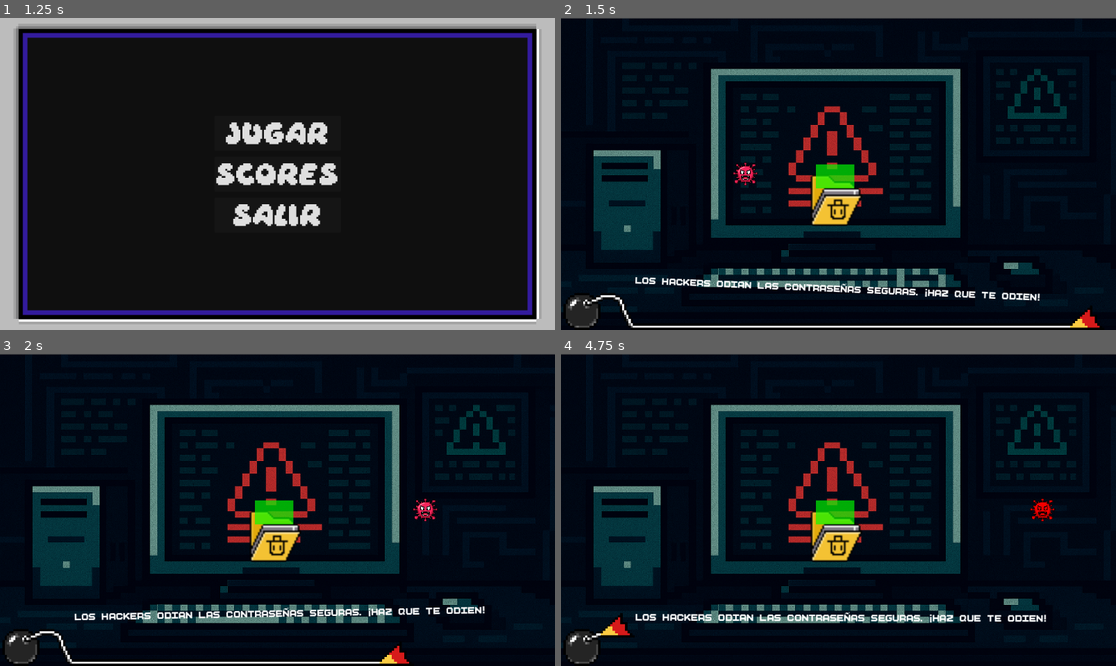
Above: before the commit, frames 1-4 (two rows, left to right).
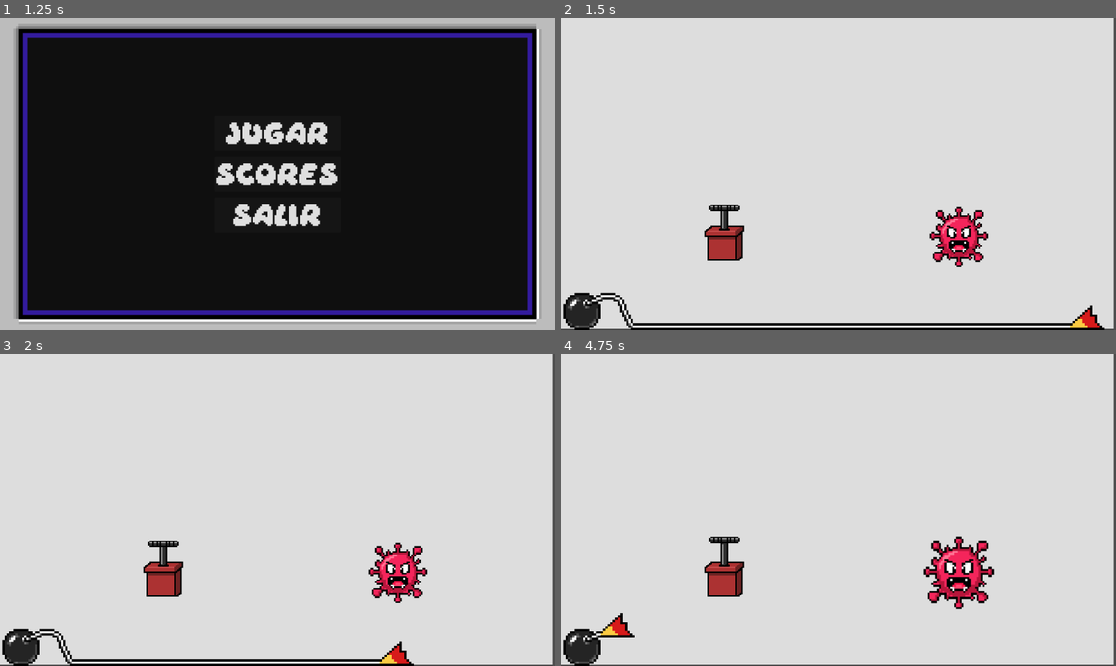
Above: after the commit, the same moments.

Repository: jpbusti/JuegoFeriaGamer202502
Game: Godot game, scene res://scenes/Inicio.tscn
Two runs of this game, one before a commit and one after it. Both use one fixed random seed, a clock stepped at 60 frames per second and the inputs below.
Inputs (mouse positions are in pixels of both pictures, inside the frame that each line leads up to):
- Up to frame 1 (1.25 s): tap Enter (ui_accept) at 0.5, 0.77, 0.8, 1.07 s; move the mouse to (399, 158) at 0.52 s; hold Right (ui_right) from 0.53 s (still down); hold Space (ui_select) from 0.53 s (still down); click (399, 158) at 0.67 s
- Up to frame 2 (1.5 s): release Right (ui_right) at 1.25 s; release Space (ui_select) at 1.25 s; click "JUGAR" at 1.25 s
- Up to frame 3 (2 s): no input
- Up to frame 4 (4.75 s): move the mouse to (727, 525) at 2.02 s; hold Right (ui_right) 2.03-2.78 s; tap Enter (ui_accept) at 2.1, 2.27, 2.57, 3.05, 3.77, 4.07 s; click (727, 525) at 2.17 s; tap Space (ui_select) at 2.3, 3.6 s; move the mouse to (894, 441) at 2.77 s; hold Left (ui_left) 2.78-3.53 s; hold Space (ui_select) 2.78-3.53 s; click (894, 441) at 2.92 s; move the mouse to (810, 572) at 3.52 s; hold Right (ui_right) from 3.53 s (still down); click (810, 572) at 3.67 s; move the mouse to (1005, 556) at 4.27 s; hold Enter (ui_accept) from 4.28 s (still down); click (1005, 556) at 4.42 s

Frame 1 is identical in both runs. In frame 2, 97% of the frame differs, in the area x 0-100%, y 0-100%; in frame 3, 97%; in frame 4, 98%.

Commit message:
Add antivirus minigame and streamline feedback
Introduces a new antivirus minigame with assets, scene, and script. Refactors feedback messages across minigames to remove emoji and redundant print statements, and improves transition scene with sound and animation adjustments. Also fixes minor scene structure issues and updates GameManager to support the new minigame and prevent immediate repeats.

Diff:
--- /dev/null
+++ b/minigames/antivirus/scenes/MainAntivirus.tscn
@@ -0,0 +1,71 @@
+[gd_scene load_steps=11 format=3 uid="uid://blwif1d88hy82"]
+
+[ext_resource type="Script" uid="uid://b7c6aihg5q273" path="res://minigames/antivirus/scripts/MainAntivirus.gd" id="1_3w0an"]
+[ext_resource type="Texture2D" uid="uid://ddm523dx0234p" path="res://assets/antivirus/arrow.png" id="4_hulku"]
+[ext_resource type="Texture2D" uid="uid://do86k7hc4gl1k" path="res://assets/antivirus/item0.png" id="5_ff7ol"]
+[ext_resource type="Texture2D" uid="uid://b6dash5cyy6gl" path="res://assets/antivirus/unnamed (2).jpg" id="5_hj38v"]
+[ext_resource type="Texture2D" uid="uid://b4rbp6bm88yai" path="res://assets/antivirus/unnamed-removebg-preview.png" id="6_hj38v"]
+[ext_resource type="Texture2D" uid="uid://d3a4xim2ljcjm" path="res://assets/antivirus/item2.png" id="6_klshf"]
+[ext_resource type="Texture2D" uid="uid://ccj4nbx71pgbk" path="res://assets/antivirus/item1.png" id="7_x0npl"]
+[ext_resource type="FontFile" uid="uid://cohegf83vwsfe" path="res://assets/assetsgenerales/Daydream DEMO.otf" id="9_ebjie"]
+[ext_resource type="Texture2D" uid="uid://7cfwbuoeucqu" path="res://assets/buttonsmasher/Virus.png" id="9_hj38v"]
+[ext_resource type="PackedScene" uid="uid://cmp2cvj5x3ur8" path="res://scenes/AniBomba.tscn" id="10_ebjie"]
+
+[node name="Main" type="Node2D"]
+script = ExtResource("1_3w0an")
+texture_arrow = ExtResource("4_hulku")
+texture_virus = ExtResource("9_hj38v")
+texture_safe_1 = ExtResource("6_klshf")
+texture_safe_2 = ExtResource("6_klshf")
+
+[node name="Background" type="Sprite2D" parent="."]
+position = Vector2(625.5, 344.25)
+scale = Vector2(1.2216797, 1.2334526)
+texture = ExtResource("5_hj38v")
+
+[node name="Center" type="Sprite2D" parent="."]
+position = Vector2(576, 324)
+scale = Vector2(0.5, 0.465)
+texture = ExtResource("6_hj38v")
+
+[node name="Arrow" type="Sprite2D" parent="Center"]
+position = Vector2(6.0000153, -238.70967)
+scale = Vector2(0.8520833, 0.92645246)
+texture = ExtResource("4_hulku")
+
+[node name="Items" type="Node2D" parent="."]
+position = Vector2(576, 324)
+
+[node name="Item0" type="Sprite2D" parent="Items"]
+position = Vector2(-784, -139.99997)
+scale = Vector2(0.02, 0.021822924)
+texture = ExtResource("5_ff7ol")
+
+[node name="Item1" type="Sprite2D" parent="Items"]
+position = Vector2(-669.99994, 219)
+scale = Vector2(0.23000003, 0.20100005)
+texture = ExtResource("6_klshf")
+
+[node name="Item2" type="Sprite2D" parent="Items"]
+position = Vector2(-644, -39.99994)
+scale = Vector2(0.07441403, 0.059765626)
+texture = ExtResource("7_x0npl")
+
+[node name="Item3" type="Sprite2D" parent="Items"]
+position = Vector2(-625, 69)
+scale = Vector2(0.666827, 0.675048)
+texture = ExtResource("9_hj38v")
+
+[node name="Timer" type="Timer" parent="."]
+
+[node name="MessageLabel" type="Label" parent="."]
+offset_left = 259.0
+offset_top = 45.0
+offset_right = 650.0
+offset_bottom = 71.0
+theme_override_fonts/font = ExtResource("9_ebjie")
+metadata/_edit_use_anchors_ = true
+
+[node name="AniBomba" parent="." instance=ExtResource("10_ebjie")]
+
+[connection signal="timeout" from="Timer" to="." method="_on_timer_timeout"]
--- /dev/null
+++ b/minigames/antivirus/scripts/MainAntivirus.gd
@@ -0,0 +1,161 @@
+extends Node2D
+
+# --- CONFIGURACIÓN DE DIFICULTAD ---
+@export var SPAWN_RATE_BASE: float = 1.2 # Un poco más rápido para que haya más "tráfico"
+@export var SPEED_BASE: float = 150.0
+@export var SPEED_MULTIPLIER: float = 12.0
+
+# --- TEXTURAS ---
+@export var texture_arrow: Texture2D
+@export var texture_virus: Texture2D
+@export var texture_safe_1: Texture2D
+@export var texture_safe_2: Texture2D
+
+# --- CONSTANTES ---
+const DISTANCE_SPAWN = 350.0
+const HIT_RADIUS = 40.0
+const INDEX_ROTATION_OFFSET = -90
+
+# --- ESTADO ---
+var current_direction: int = 0
+var spawn_timer: float = 0.0
+var active_items: Array = []
+var game_active: bool = true
+
+# --- NODOS ---
+@onready var arrow = $Center/Arrow
+@onready var items_container = $Items
+@onready var message_label = $MessageLabel
+@onready var ani_bomba = $AniBomba
+
+class IncomingItem:
+	var node: Sprite2D
+	var type: String
+	var direction: int
+	var speed: float
+
+func _ready() -> void:
+	Global.round_failed = false
+
+	for child in items_container.get_children():
+		child.queue_free()
+
+	if ani_bomba and ani_bomba.has_method("play"):
+		ani_bomba.play("anibomba")
+
+	# Instrucciones claras
+	message_label.text = "¡BLOQUEA VIRUS, PERO DEJA PASAR LOS ARCHIVOS!"
+	_update_arrow_visuals(true)
+
+func _process(delta: float) -> void:
+	if not game_active: return
+
+	# 1. SPAWNER
+	var current_spawn_rate = max(0.4, SPAWN_RATE_BASE - (Global.score * 0.05))
+	spawn_timer += delta
+	if spawn_timer >= current_spawn_rate:
+		spawn_timer = 0
+		_spawn_item()
+
+	# 2. MOVER Y DETECTAR
+	for i in range(active_items.size() - 1, -1, -1):
+		var item_data = active_items[i]
+		var node = item_data.node
+
+		node.position = node.position.move_toward(Vector2.ZERO, item_data.speed * delta)
+
+		if node.position.length() < HIT_RADIUS:
+			_handle_impact(item_data, i)
+
+func _spawn_item():
+	var item_data = IncomingItem.new()
+	item_data.direction = randi() % 4
+
+	var spawn_vector = Vector2.ZERO
+	match item_data.direction:
+		0: spawn_vector = Vector2.UP
+		1: spawn_vector = Vector2.RIGHT
+		2: spawn_vector = Vector2.DOWN
+		3: spawn_vector = Vector2.LEFT
+
+	item_data.speed = SPEED_BASE + (Global.score * SPEED_MULTIPLIER)
+
+	var is_virus = randf() > 0.6
+	item_data.type = "virus" if is_virus else "safe"
+
+	var sprite = Sprite2D.new()
+	if is_virus:
+		sprite.texture = texture_virus
+		sprite.scale = Vector2(0.2, 0.2)
+	else:
+		sprite.texture = texture_safe_1 if randf() > 0.5 else texture_safe_2
+		sprite.scale = Vector2(0.1, 0.1)
+
+	sprite.position = spawn_vector * DISTANCE_SPAWN
+	items_container.add_child(sprite)
+	item_data.node = sprite
+	active_items.append(item_data)
+
+func _input(event: InputEvent) -> void:
+	if not game_active: return
+
+	if event.is_action_pressed("ui_up"):
+		current_direction = 0
+		_update_arrow_visuals()
+	elif event.is_action_pressed("ui_right"):
+		current_direction = 1
+		_update_arrow_visuals()
+	elif event.is_action_pressed("ui_down"):
+		current_direction = 2
+		_update_arrow_visuals()
+	elif event.is_action_pressed("ui_left"):
+		current_direction = 3
+		_update_arrow_visuals()
+
+func _update_arrow_visuals(instant: bool = false):
+	var target_rot = (current_direction * 90) + INDEX_ROTATION_OFFSET
+	if instant:
+		arrow.rotation_degrees = target_rot
+	else:
+		var t = create_tween()
+		t.tween_property(arrow, "rotation_degrees", target_rot, 0.05).set_trans(Tween.TRANS_SINE)
+
+func _handle_impact(item: IncomingItem, index: int):
+
+	if item.type == "virus":
+		# Lógica Virus (Igual que antes)
+		if current_direction == item.direction:
+			_on_virus_blocked(item.node) # ¡Bien hecho!
+			Global.increase_score()
+		else:
+			_game_over("¡INFECTADO! DEBES BLOQUEAR LOS VIRUS") # Mal hecho
+
+	else:
+		if current_direction == item.direction:
+			_game_over("¡ERROR! BLOQUEASTE UN ARCHIVO SEGURO")
+		else:
+			_on_safe_passed(item.node)
+
+	active_items.remove_at(index)
+
+func _on_virus_blocked(node: Node2D):
+	# Efecto de golpe
+	var t = create_tween()
+	t.tween_property(arrow, "scale", Vector2(1.2, 1.2), 0.05)
+	t.tween_property(arrow, "scale", Vector2(0.7, 0.7), 0.05)
+	node.queue_free()
+
+func _on_safe_passed(node: Node2D):
+	# Efecto visual suave: el archivo entra al sistema (se encoge y desaparece)
+	var t = create_tween()
+	t.tween_property(node, "scale", Vector2.ZERO, 0.1)
+	t.tween_callback(node.queue_free)
+
+func _game_over(reason: String):
+	print("GAME OVER: ", reason)
+	game_active = false
+	Global.round_failed = true
+
+	message_label.text = reason
+	message_label.add_theme_color_override("font_color", Color.RED)
+	arrow.modulate = Color.RED
--- a/minigames/buttonsmasher/scripts/MainButtonMasher.gd
+++ b/minigames/buttonsmasher/scripts/MainButtonMasher.gd
@@ -46,7 +46,7 @@
 
 func _on_win():
 	exploded = true
-	printerr("✅ Virus explotado - WIN")
+	printerr("Virus explotado")
 	Global.increase_score()
 
 	# --- CORRECCIÓN CLAVE ---
--- a/minigames/contraseña/scenes/MainContraseña.tscn
+++ b/minigames/contraseña/scenes/MainContraseña.tscn
@@ -19,6 +19,22 @@
 
 [node name="MainContraseña" type="Node2D"]
 script = ExtResource("1_l8jow")
+
+[node name="CanvasLayer" type="CanvasLayer" parent="."]
+layer = 128
+
+[node name="ColorRect" type="ColorRect" parent="CanvasLayer"]
+material = SubResource("ShaderMaterial_0at3r")
+anchors_preset = 15
+anchor_right = 1.0
+anchor_bottom = 1.0
+offset_left = -3.0
+offset_top = 3.0
+offset_right = -3.0
+offset_bottom = 3.0
+grow_horizontal = 2
+grow_vertical = 2
+mouse_filter = 2
 
 [node name="GameTimer" type="Timer" parent="."]
 wait_time = 5.0
@@ -64,22 +80,6 @@
 [node name="Background" type="Sprite2D" parent="."]
 z_index = -10
 
-[node name="CanvasLayer" type="CanvasLayer" parent="."]
-layer = 128
-
-[node name="ColorRect" type="ColorRect" parent="CanvasLayer"]
-material = SubResource("ShaderMaterial_0at3r")
-anchors_preset = 15
-anchor_right = 1.0
-anchor_bottom = 1.0
-offset_left = -3.0
-offset_top = 3.0
-offset_right = -3.0
-offset_bottom = 3.0
-grow_horizontal = 2
-grow_vertical = 2
-mouse_filter = 2
-
 [node name="Mensaje" type="Label" parent="."]
 offset_left = 155.0
 offset_top = 531.0
--- a/minigames/contraseña/scripts/MainContraseña.gd
+++ b/minigames/contraseña/scripts/MainContraseña.gd
@@ -36,7 +36,7 @@
 	if game_over: return
 	game_over = true
 
-	printerr("✅ Contraseña correcta")
+	printerr("Contraseña correcta")
 	Global.increase_score()
 
 	if win_sound: win_sound.play()
--- a/minigames/popup/scripts/PopupMain.gd
+++ b/minigames/popup/scripts/PopupMain.gd
@@ -55,7 +55,6 @@
 	if game_over: return
 	game_over = true
 
-	printerr("✅ Popups limpiados - WIN")
 	Global.increase_score()
 
 	# --- CORRECCIÓN CLAVE ---
@@ -72,7 +71,6 @@
 	if game_over: return
 	game_over = true
 
-	# Ya estaba en true, pero por seguridad:
 	Global.round_failed = true
 
 	if fail_sound: fail_sound.play()
--- a/minigames/presionar/scenes/MainPresionar.tscn
+++ b/minigames/presionar/scenes/MainPresionar.tscn
@@ -1,12 +1,10 @@
-[gd_scene load_steps=8 format=3 uid="uid://d1e5yw3llnfkb"]
+[gd_scene load_steps=6 format=3 uid="uid://d1e5yw3llnfkb"]
 
 [ext_resource type="Script" uid="uid://li57xt0swjem" path="res://minigames/presionar/scripts/MainPresionar.gd" id="1_5tt23"]
 [ext_resource type="Texture2D" uid="uid://qeehuymiadnl" path="res://assets/presionar/fondo_computador8b.png" id="2_vnim5"]
 [ext_resource type="Texture2D" uid="uid://bywn4eonqr88u" path="res://assets/presionar/Sprite-0002.png" id="3_kp0qk"]
 [ext_resource type="Texture2D" uid="uid://7cfwbuoeucqu" path="res://assets/buttonsmasher/Virus.png" id="4_w0hnc"]
 [ext_resource type="PackedScene" uid="uid://cmp2cvj5x3ur8" path="res://scenes/AniBomba.tscn" id="5_81uy5"]
-[ext_resource type="FontFile" uid="uid://pkt0aclf3ymx" path="res://assets/contraseña/fonts/BoldPixels.ttf" id="6_jm26g"]
-[ext_resource type="Script" uid="uid://bevnmay5etdcr" path="res://minigames/contraseña/scripts/mensaje.gd" id="7_oaowr"]
 
 [node name="MainPresionar" type="Node2D"]
 script = ExtResource("1_5tt23")
@@ -34,13 +32,3 @@
 texture = ExtResource("4_w0hnc")
 
 [node name="AniBomba" parent="." instance=ExtResource("5_81uy5")]
-
-[node name="Mensaje" type="Label" parent="."]
-offset_left = 155.0
-offset_top = 531.0
-offset_right = 975.0
-offset_bottom = 618.0
-theme_override_fonts/font = ExtResource("6_jm26g")
-theme_override_font_sizes/font_size = 25
-text = "LOS HACKERS ODIAN LAS CONTRASEÑAS SEGURAS. ¡HAZ QUE TE ODIEN!"
-script = ExtResource("7_oaowr")
--- a/minigames/presionar/scripts/MainPresionar.gd
+++ b/minigames/presionar/scripts/MainPresionar.gd
@@ -66,7 +66,7 @@
 	juego_activo = false
 
 	if zona_rect.intersects(indicador_rect):
-		printerr("✅ ACIERTO!")
+		printerr("ACIERTO!")
 		Global.increase_score()
 		ya_gano = true
 
@@ -76,6 +76,6 @@
 
 		indicador.modulate = Color.GREEN
 	else:
-		printerr("❌ FALLO")
+		printerr("FALLO")
 		indicador.modulate = Color.RED
 		# Global.round_failed sigue siendo true
--- a/minigames/saltar/scripts/MainSaltar.gd
+++ b/minigames/saltar/scripts/MainSaltar.gd
@@ -19,8 +19,6 @@
 var timer: Timer
 
 func _ready():
-	# En supervivencia NO ponemos round_failed = true al inicio,
-	# porque el jugador "gana" por defecto si no muere.
 	apply_difficulty_settings()
 	start_game()
 
@@ -71,7 +69,7 @@
 func _on_car_player_hit(_body, _car_instance):
 	if not player_alive: return
 
-	printerr("💥 Jugador golpeado - Perdiste esta ronda")
+	printerr("Jugador golpeado")
 	player_alive = false
 
 	# --- CORRECCIÓN CLAVE ---
@@ -79,7 +77,5 @@
 	# ------------------------
 
 func _on_survival_success():
-	# Solo feedback visual, el puntaje se suma si round_failed sigue siendo false al final
 	if player_alive:
-		printerr("✅ Sobreviviste")
-		Global.increase_score() # Sumamos aquí o dejamos que el GameManager decida (tu código actual suma aquí)
+		Global.increase_score()
--- a/minigames/saltar/scripts/car.gd
+++ b/minigames/saltar/scripts/car.gd
@@ -25,7 +25,7 @@
 	if _hit_processed:
 		return
 	if body and body.is_in_group("player"):
-		print("🚗 Carro tocó al jugador:", body.name)
+		print("Carro tocó al jugador:", body.name)
 		_hit_processed = true
 		player_hit.emit(body, self)
 		queue_free()
--- a/minigames/saltar/scripts/jugador.gd
+++ b/minigames/saltar/scripts/jugador.gd
@@ -12,7 +12,6 @@
 	JUMP_FORCE = -800.0
 	GRAVITY = 1500.0
 
-	printerr("💥 VALORES FORZADOS - Salto: " + str(JUMP_FORCE))
 
 func _physics_process(delta: float) -> void:
 	# Gravedad
@@ -21,6 +20,5 @@
 	# Salto con valor garantizado
 	if Input.is_action_just_pressed("ui_accept") and is_on_floor():
 		velocity.y = JUMP_FORCE  # Esto SIEMPRE será -800
-		printerr("🚀 SALTO GARANTIZADO - VelY: " + str(velocity.y))
 
 	move_and_slide()
--- a/scenes/transition_scene.tscn
+++ b/scenes/transition_scene.tscn
@@ -1,9 +1,10 @@
-[gd_scene load_steps=6 format=3 uid="uid://xe08tmjviuhg"]
+[gd_scene load_steps=7 format=3 uid="uid://xe08tmjviuhg"]
 
 [ext_resource type="Script" uid="uid://dgo2smbkbxn6a" path="res://scripts/transition_scene.gd" id="1_aigh2"]
+[ext_resource type="AudioStream" uid="uid://d230ypjh3ucmc" path="res://assets/assetsgenerales/switch-sound.mp3" id="2_cqi5c"]
 
-[sub_resource type="Animation" id="Animation_du7xs"]
-length = 0.001
+[sub_resource type="Animation" id="Animation_aigh2"]
+resource_name = "RESET"
 tracks/0/type = "value"
 tracks/0/imported = false
 tracks/0/enabled = true
@@ -29,87 +30,90 @@
 "values": [Vector2(1, 1e-05)]
 }
 
-[sub_resource type="Animation" id="Animation_glms7"]
+[sub_resource type="Animation" id="Animation_cqi5c"]
 resource_name = "curtains_close"
+length = 2.0
 tracks/0/type = "value"
 tracks/0/imported = false
 tracks/0/enabled = true
-tracks/0/path = NodePath("TopCurtain:scale")
+tracks/0/path = NodePath("BottomCurtain:scale")
 tracks/0/interp = 1
 tracks/0/loop_wrap = true
 tracks/0/keys = {
-"times": PackedFloat32Array(0, 0.3),
+"times": PackedFloat32Array(0, 2),
 "transitions": PackedFloat32Array(1, 1),
 "update": 0,
-"values": [Vector2(1, 1e-05), Vector2(1, 0.5)]
+"values": [Vector2(1, 1e-05), Vector2(1, 1)]
 }
 tracks/1/type = "value"
 tracks/1/imported = false
 tracks/1/enabled = true
-tracks/1/path = NodePath("BottomCurtain:scale")
+tracks/1/path = NodePath("TopCurtain:scale")
 tracks/1/interp = 1
 tracks/1/loop_wrap = true
 tracks/1/keys = {
-"times": PackedFloat32Array(0, 0.3),
+"times": PackedFloat32Array(0, 2),
 "transitions": PackedFloat32Array(1, 1),
 "update": 0,
-"values": [Vector2(1, 1e-05), Vector2(1, 0.5)]
+"values": [Vector2(1, 1e-05), Vector2(1, 1)]
 }
 
-[sub_resource type="Animation" id="Animation_hwd4i"]
+[sub_resource type="Animation" id="Animation_vydtp"]
 resource_name = "curtains_open"
+length = 2.0
 tracks/0/type = "value"
 tracks/0/imported = false
 tracks/0/enabled = true
-tracks/0/path = NodePath("TopCurtain:scale")
+tracks/0/path = NodePath("BottomCurtain:scale")
 tracks/0/interp = 1
 tracks/0/loop_wrap = true
 tracks/0/keys = {
-"times": PackedFloat32Array(0, 0.3),
+"times": PackedFloat32Array(0, 2),
 "transitions": PackedFloat32Array(1, 1),
 "update": 0,
-"values": [Vector2(1, 0.5), Vector2(1, 1e-05)]
+"values": [Vector2(1, 1), Vector2(1, 1e-05)]
 }
 tracks/1/type = "value"
 tracks/1/imported = false
 tracks/1/enabled = true
-tracks/1/path = NodePath("BottomCurtain:scale")
+tracks/1/path = NodePath("TopCurtain:scale")
 tracks/1/interp = 1
 tracks/1/loop_wrap = true
 tracks/1/keys = {
-"times": PackedFloat32Array(0, 0.3),
+"times": PackedFloat32Array(0, 2),
 "transitions": PackedFloat32Array(1, 1),
 "update": 0,
-"values": [Vector2(1, 0.5), Vector2(1, 1e-05)]
+"values": [Vector2(1, 1), Vector2(1, 1e-05)]
 }
 
-[sub_resource type="AnimationLibrary" id="AnimationLibrary_udu3i"]
+[sub_resource type="AnimationLibrary" id="AnimationLibrary_p2uiw"]
 _data = {
-&"RESET": SubResource("Animation_du7xs"),
-&"curtains_close": SubResource("Animation_glms7"),
-&"curtains_open": SubResource("Animation_hwd4i")
+&"RESET": SubResource("Animation_aigh2"),
+&"curtains_close": SubResource("Animation_cqi5c"),
+&"curtains_open": SubResource("Animation_vydtp")
 }
 
-[node name="TransitionScene" type="Node2D"]
-
-[node name="TransitionLayer" type="CanvasLayer" parent="."]
+[node name="TransitionScene" type="CanvasLayer"]
+layer = 100
 script = ExtResource("1_aigh2")
 
-[node name="TopCurtain" type="ColorRect" parent="TransitionLayer"]
-offset_right = 1152.0
-offset_bottom = 648.0
-scale = Vector2(1, 1e-05)
-
-[node name="BottomCurtain" type="ColorRect" parent="TransitionLayer"]
-custom_minimum_size = Vector2(1152, 648)
+[node name="BottomCurtain" type="ColorRect" parent="."]
 offset_left = 1152.0
 offset_top = 648.0
 offset_right = 2304.0
-offset_bottom = 1296.0
+offset_bottom = 972.0
 rotation = 3.1415927
 scale = Vector2(1, 1e-05)
 
-[node name="AnimationPlayer" type="AnimationPlayer" parent="TransitionLayer"]
+[node name="TopCurtain" type="ColorRect" parent="."]
+offset_right = 1152.0
+offset_bottom = 324.0
+scale = Vector2(1, 1e-05)
+
+[node name="AnimationPlayer" type="AnimationPlayer" parent="."]
 libraries = {
-&"": SubResource("AnimationLibrary_udu3i")
+&"": SubResource("AnimationLibrary_p2uiw")
 }
+
+[node name="SoundPlayer" type="AudioStreamPlayer" parent="."]
+stream = ExtResource("2_cqi5c")
--- a/scripts/GameManager.gd
+++ b/scripts/GameManager.gd
@@ -6,12 +6,13 @@
 	"res://minigames/contraseña/scenes/MainContraseña.tscn",
 	"res://minigames/popup/scenes/PopupMain.tscn",
 	"res://minigames/presionar/scenes/MainPresionar.tscn",
-	"res://minigames/saltar/scenes/MainSaltar.tscn"
+	"res://minigames/saltar/scenes/MainSaltar.tscn",
+	"res://minigames/antivirus/scripts/MainAntivirus.tscn"
 ]
 
 var transition_path: String = "res://scenes/transition_scene.tscn"
-var game_over_scene_path: String = "res://scenes/game_over.tscn" # Ruta a tu escena de Game Over
-
+var game_over_scene_path: String = "res://scenes/game_over.tscn"
+var last_played_path: String = ""
 var current_game_instance: Node = null
 var is_game_active: bool = false
 
@@ -19,8 +20,7 @@
 	pass
 
 func start_game():
-	print("🚀 Iniciando partida...")
-	Global.reset() # Reiniciamos puntos y estado de derrota
+	Global.reset()
 	is_game_active = true
 	game_loop()
 
@@ -33,10 +33,14 @@
 func game_loop():
 	while is_game_active:
 		if minigame_paths.is_empty():
-			printerr("❌ ERROR: Lista de juegos vacía")
 			break
+		var candidates = minigame_paths.duplicate()
+		if candidates.size() > 1 and last_played_path != "":
+			candidates.erase(last_played_path)
 
-		var random_path = minigame_paths.pick_random()
+		var random_path = candidates.pick_random()
+		last_played_path = random_path
+
 		var game_scene = load(random_path)
 
 		if game_scene:
@@ -45,20 +49,14 @@
 			await get_tree().create_timer(1.0).timeout
 
 func play_minigame(game_scene: PackedScene):
-	print("\n🎬 --- NUEVO MINIJUEGO ---")
 
-	# 1. RESETEAR ESTADO DE DERROTA AL INICIO DE LA RONDA
 	Global.round_failed = false
 
-	# 2. INSTANCIAR JUEGO
 	current_game_instance = game_scene.instantiate()
 	get_tree().root.add_child(current_game_instance)
 
-	# 3. JUGAR (5 SEGUNDOS)
 	await get_tree().create_timer(5.0).timeout
 
-	# 4. TRANSICIÓN (Cerrar cortinas)
-	print("🛑 Tiempo fuera. Cerrando cortinas...")
 	var transition = load(transition_path).instantiate()
 	get_tree().root.add_child(transition)
 
@@ -67,26 +65,20 @@
 	else:
 		await get_tree().create_timer(1.0).timeout
 
-	# 5. LIMPIEZA (Borrar minijuego anterior)
 	if current_game_instance != null:
 		current_game_instance.queue_free()
 		current_game_instance = null
 
-	# --- AQUÍ ESTÁ LA SOLUCIÓN DEL GAME OVER ---
 	if Global.round_failed:
-		print("💀 Jugador perdió la ronda. Yendo a Game Over.")
-		is_game_active = false # Rompemos el bucle
+		is_game_active = false
 
-		# Cambiamos a la escena de Game Over (mientras las cortinas siguen cerradas)
 		get_tree().change_scene_to_file(game_over_scene_path)
 
-		# Abrimos cortinas para revelar la pantalla de Game Over
 		if transition.has_method("play_open"):
 			transition.play_open()
 			get_tree().create_timer(1.5).timeout.connect(transition.queue_free)
-		return # Salimos de la función para no seguir al siguiente juego
+		return #
 
-	# 6. SI NO PERDIÓ, ABRIR CORTINAS PARA EL SIGUIENTE
 	if transition.has_method("play_open"):
 		transition.play_open()
 		get_tree().create_timer(1.5).timeout.connect(transition.queue_free)
--- a/scripts/GameManager_Scene.gd
+++ b/scripts/GameManager_Scene.gd
@@ -44,7 +44,6 @@
 
 func _on_win():
 	exploded = true
-	printerr("✅ Virus explotado - WIN")
 	Global.increase_score()
 
 	if explosion_sound: explosion_sound.play()
--- a/scripts/main_scene.gd
+++ b/scripts/main_scene.gd
@@ -4,17 +4,14 @@
 @onready var minigame_container = $MinijuegoContainer
 
 func _ready():
-	printerr("🏠 MainScene iniciada")
 
 	# Configurar el contenedor en el GameManager
 	var game_manager = get_node("/root/GameManager")
 	if game_manager and game_manager.has_method("setup_minigame_container"):
 		game_manager.setup_minigame_container(minigame_container)
-		printerr("📦 MinijuegoContainer configurado en GameManager")
 
 	# Verificar que el contenedor está vacío al inicio
 	if minigame_container.get_child_count() > 0:
-		printerr("⚠️ MinijuegoContainer no está vacío al inicio, limpiando...")
 		for child in minigame_container.get_children():
 			child.queue_free()
 
--- a/scripts/transition_scene.gd
+++ b/scripts/transition_scene.gd
@@ -1,12 +1,32 @@
-extends CanvasLayer # ¡Asegúrate que extienda de CanvasLayer!
+extends CanvasLayer
 
 @onready var anim_player: AnimationPlayer = $AnimationPlayer
+@onready var top_curtain: ColorRect = $TopCurtain
+@onready var bottom_curtain: ColorRect = $BottomCurtain
+@onready var sound_player: AudioStreamPlayer = $SoundPlayer # <-- Nuevo nodo
+
+var transition_speed: float = 4
+
+func _ready():
+	top_curtain.scale.y = 0
+	bottom_curtain.scale.y = 0
+
+	if anim_player.has_animation("RESET"):
+		anim_player.play("RESET")
 
 func play_close():
-	anim_player.play("curtains_close")
-	await anim_player.animation_finished
+	if anim_player.has_animation("curtains_close"):
+		anim_player.play("curtains_close", -1, transition_speed)
+		await anim_player.animation_finished
+
+		if sound_player.stream != null:
+			sound_player.play()
+	else:
+		await get_tree().create_timer(0.2).timeout
 
 func play_open():
-	# Mueve las cortinas para abrir (ver juego)
-	anim_player.play("curtains_open")
-	await anim_player.animation_finished
+	if anim_player.has_animation("curtains_open"):
+		anim_player.play("curtains_open", -1, transition_speed)
+		await anim_player.animation_finished
+	else:
+		await get_tree().create_timer(0.2).timeout
Binary file added: assets/antivirus/antivirus.png
Not shown, added: assets/antivirus/antivirus.png.import
Binary file added: assets/antivirus/arrow.png
Not shown, added: assets/antivirus/arrow.png.import
Binary file added: assets/antivirus/fondo_juego.png
Not shown, added: assets/antivirus/fondo_juego.png.import
Binary file added: assets/antivirus/imagen.png
Not shown, added: assets/antivirus/imagen.png.import
Binary file added: assets/antivirus/item0.png
Not shown, added: assets/antivirus/item0.png.import
Binary file added: assets/antivirus/item1.png
Not shown, added: assets/antivirus/item1.png.import
(and 9 more such lines)
